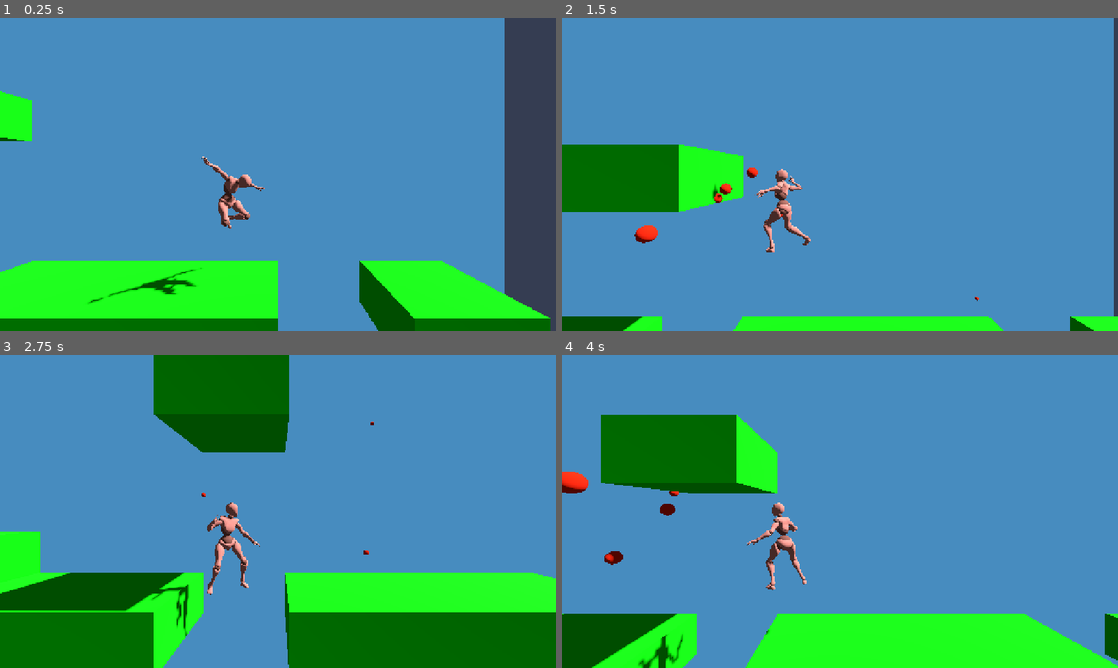
Above: before the commit, frames 1-4 (two rows, left to right).
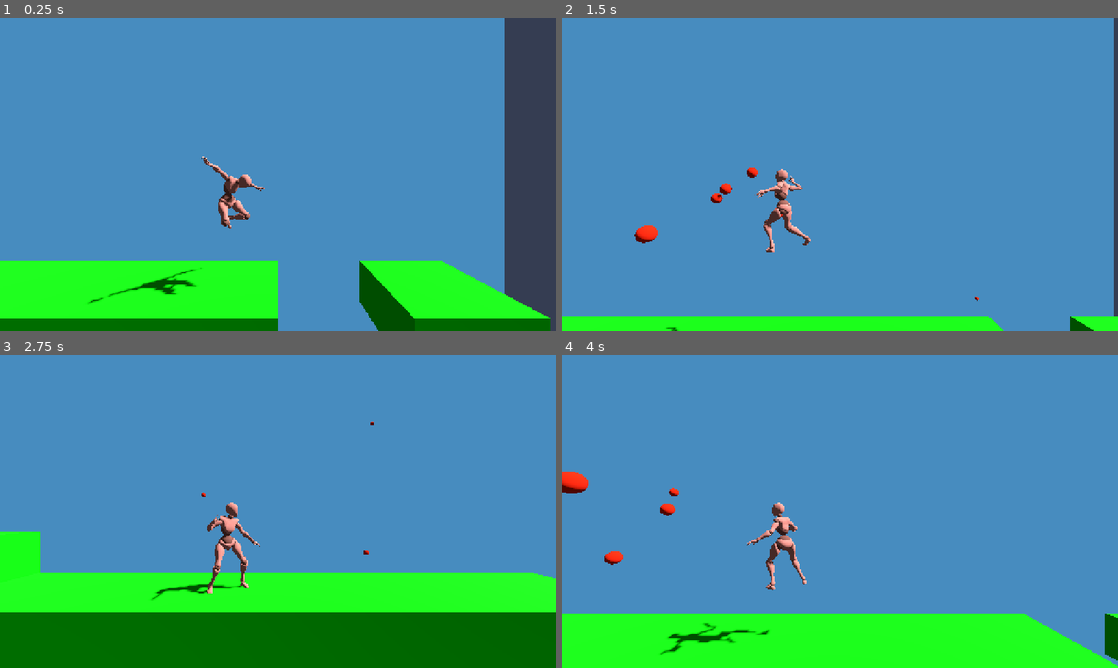
Above: after the commit, the same moments.

Repository: Scyther44/MetoidVaniaJam2026
Game: Godot game, scene res://test.tscn
Two runs of this game, one before a commit and one after it. Both use one fixed random seed, a clock stepped at 60 frames per second and the inputs below. The engine's default icon, where the game draws it, is replaced by a stand-in: a white triangle on a blue panel in a dark square.
Inputs:
- Up to frame 1 (0.25 s): no input
- Up to frame 2 (1.5 s): tap Enter (ui_accept) at 0.5, 0.77 s; hold E (attack_right) 0.53-1.28 s; hold Q (attack_left) from 1.28 s (still down)
- Up to frame 3 (2.75 s): tap Enter (ui_accept) at 1.52 s; release Q (attack_left) at 2.03 s; hold E (attack_right) from 2.03 s (still down)
- Up to frame 4 (4 s): tap Enter (ui_accept) at 3.02, 3.77 s; release E (attack_right) at 3.53 s; hold Q (attack_left) from 3.53 s (still down)

The runs differ from the first frame. In frame 1, 0.9% of the frame differs, in the area x 0-6%, y 23-82%; in frame 2, 7.7%; in frame 3, 16%, in the area x 0-52%, y 0-100%; in frame 4, 12%.

Commit message:
putting block back cuz github is dumb

Diff:
--- a/test.tscn
+++ b/test.tscn
@@ -75,7 +75,6 @@
 shape = SubResource("BoxShape3D_ykrsh")
 
 [node name="MeshInstance3D" type="MeshInstance3D" parent="Room/StaticBody3D2" unique_id=270660474]
-transform = Transform3D(1, 0, 0, 0, 1, 0, 0, 0, 1, 0, 3.9210124, 0)
 mesh = SubResource("BoxMesh_6uqi0")
 
 [node name="StaticBody3D8" type="StaticBody3D" parent="Room" unique_id=609516981]
